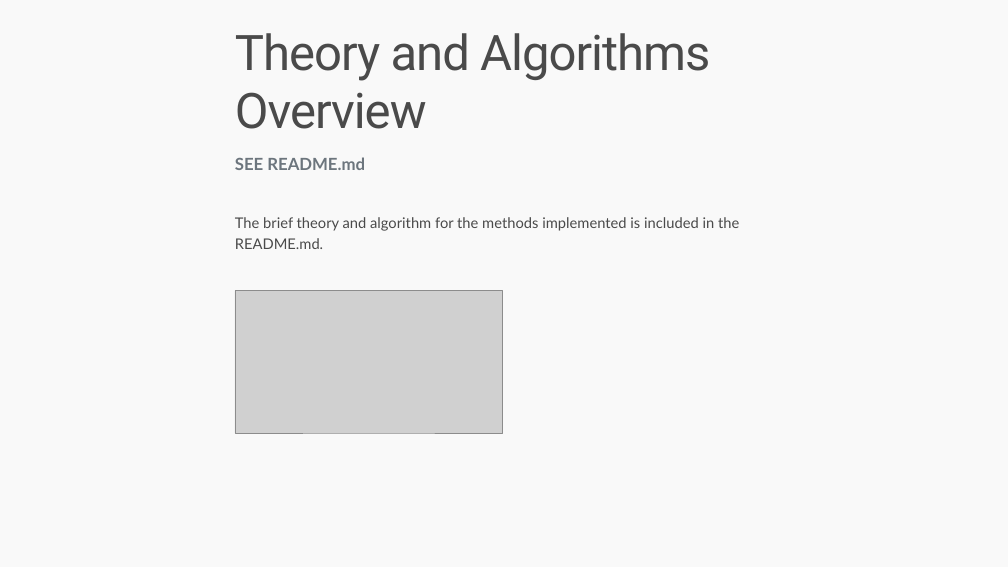
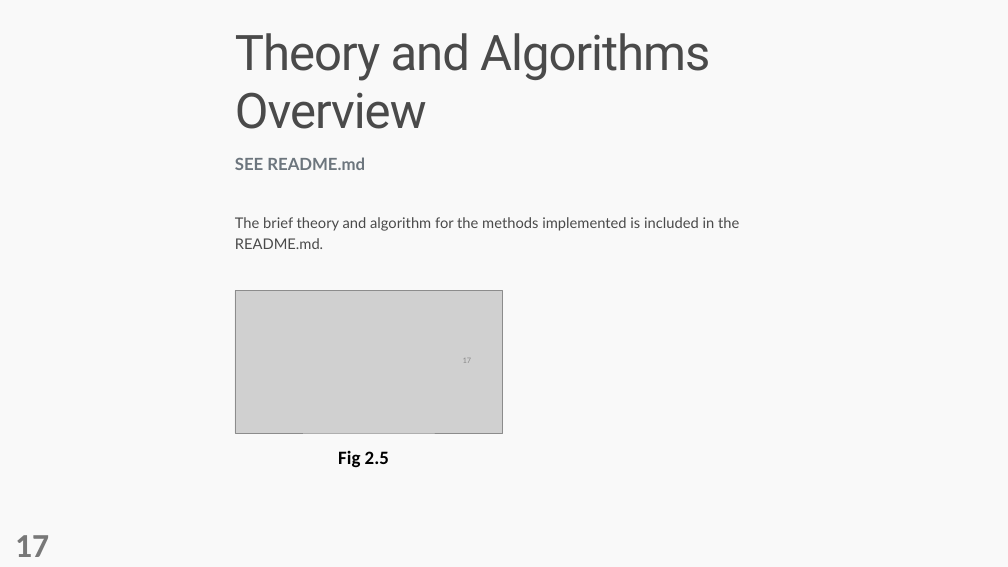
Before and after one commit to Sakib-008/Numerical-Lab-Project, a slide deck: slide 17 of Numerical Presentation (Final).pptx. Drawn at 1008x567 pixels with LibreOffice and Linux fonts; fonts in the diff are those of the drawing; grey boxes stand for pictures. Boxes give left, top, right and bottom in pixels: in the first picture for what was removed or moved away, otherwise in the second. Text is boxed around its words. In the diff, an @@ line names an element or a change of style, - is before the commit and + after.

```diff
--- a/Numerical Presentation (Final).pptx
+++ b/Numerical Presentation (Final).pptx
@@ page number added at bbox=[463, 358, 471, 363], 8 pt, text #8C8C8C @@
+17
@@ text added at bbox=[338, 451, 389, 468], 18 pt, text #000000, bold @@
+Fig 2.5
@@ page number added at bbox=[15, 535, 49, 557], 32 pt, text #797979, bold @@
+17
```
Also in this commit, not shown: 20 other slides changed, 5 slides added, 4 slides removed.
